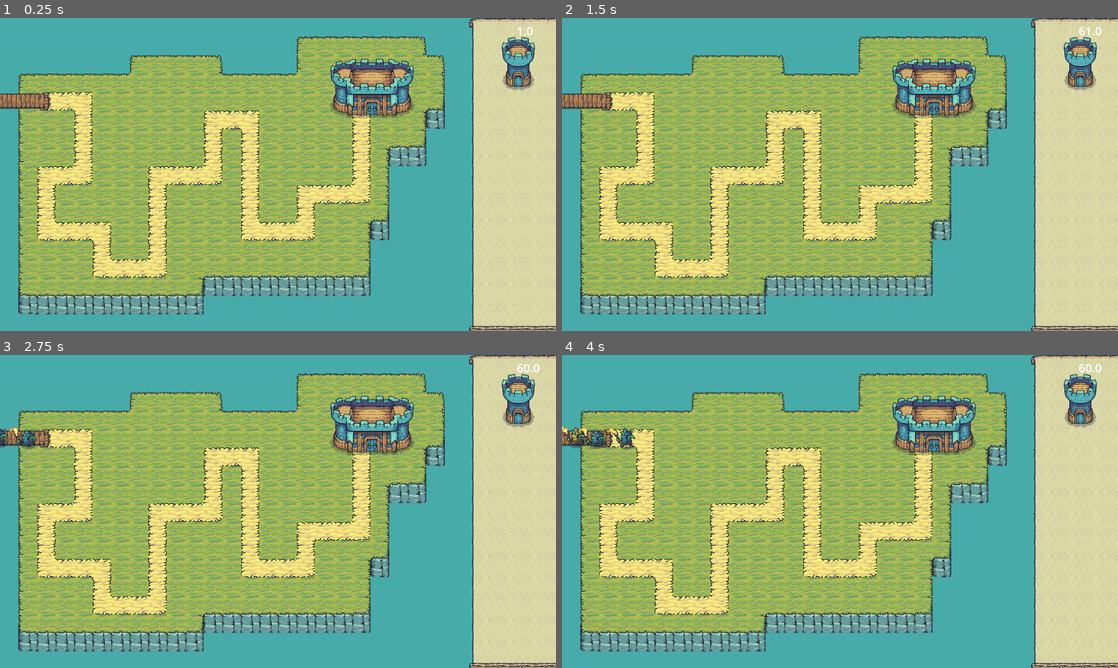
Above: before the commit, frames 1-4 (two rows, left to right).
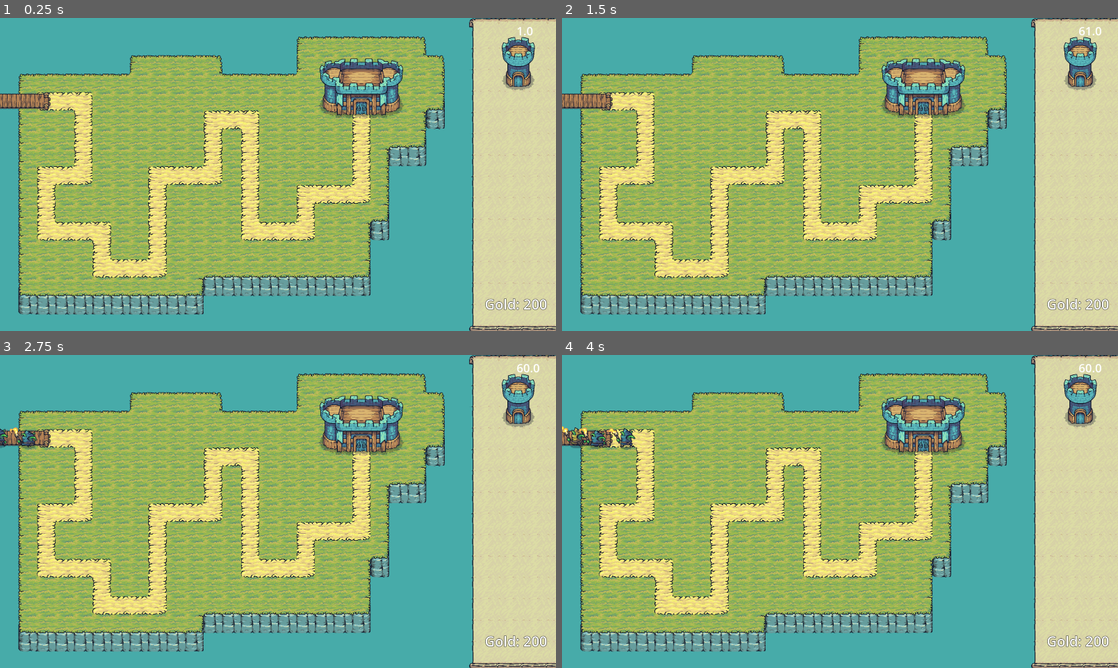
Above: after the commit, the same moments.

Repository: NicoWired/towersmith
Game: Godot game, scene res://source/game/Game.tscn
Two runs of this game, one before a commit and one after it. Both use one fixed random seed, a clock stepped at 60 frames per second and the inputs below.
Inputs:
- Up to frame 1 (0.25 s): no input
- Up to frame 2 (1.5 s): tap Enter at 0.5 s; tap Space at 1.25 s
- Up to frame 3 (2.75 s): no input
- Up to frame 4 (4 s): no input

The runs differ from the first frame. In frame 1, 2.6% of the frame differs, in the area x 57-99%, y 12-94%; in frame 2, 2.6%; in frame 3, 2.6%; in frame 4, 2.6%.

Commit message:
now with enemy waves

Diff:
--- a/project.godot
+++ b/project.godot
@@ -18,6 +18,7 @@
 [autoload]
 
 GlobalEvents="*res://source/autoloaders/global_events.gd"
+Economy="*res://source/autoloaders/economy.gd"
 
 [display]
 
--- /dev/null
+++ b/source/autoloaders/economy.gd
@@ -0,0 +1,6 @@
+extends Node
+
+@warning_ignore("unused_signal")
+signal gold_changed
+
+var current_gold: int = 0
--- a/source/controls/drop_area.gd
+++ b/source/controls/drop_area.gd
@@ -10,8 +10,5 @@
 func try_drop_tower(points_to_check: Array) -> bool:
 	for point:Vector2 in points_to_check:
 		if not Geometry2D.is_point_in_polygon(point, polygon_global_position):
-			#print("points to check drop aera %s:  " % str(points_to_check))
-			#print(point)
-			#print(polygon_global_position)
 			return false
 	return true
--- a/source/controls/drop_control.gd
+++ b/source/controls/drop_control.gd
@@ -23,10 +23,15 @@
 	data["preview"].preview_image.modulate = Color.RED
 	return false
 
-func _drop_data(at_position: Vector2, _data: Variant) -> void:
+func _drop_data(at_position: Vector2, data: Variant) -> void:
+	if Economy.current_gold < data["price"]:
+		print("not enough gold")
+		return
 	var new_tower: Tower = tower.duplicate()
 	new_tower.position = at_position + XY_OFFSET
 	new_tower.z_index = int(new_tower.global_position.y)
+	Economy.current_gold -= data["price"]
+	Economy.gold_changed.emit()
 	add_child(new_tower)
 	GlobalEvents.buildings_changed.emit()
 
--- a/source/controls/piackable_object.gd
+++ b/source/controls/piackable_object.gd
@@ -2,6 +2,7 @@
 extends Control
 
 const SPRITE_DIMENSIONS: int = 128
+const PRICE: int = 60
 
 @warning_ignore("integer_division")
 var shape_points: Array[Vector2] = [
@@ -24,6 +25,7 @@
 			"size": Vector2(128,128),
 			"offset": Vector2(0,64),
 			"shape_points": shape_points,
-			"area": $Sprite2D/Area2D.duplicate()
+			"area": $Sprite2D/Area2D.duplicate(),
+			"price": PRICE
 		}
 	)
--- a/source/enemies/enemy.gd
+++ b/source/enemies/enemy.gd
@@ -5,6 +5,7 @@
 var speed: float
 var damage: float
 var health: float
+var bounty: int
 
 # visuals
 var animation_name: StringName
@@ -45,6 +46,7 @@
 	speed = enemy_resources.speed
 	damage = enemy_resources.damage
 	health = enemy_resources.health
+	bounty = enemy_resources.bounty
 	animation_name = enemy_resources.animation_name
 	outline_color = enemy_resources.outline_color
 	initialized = true
@@ -55,4 +57,6 @@
 func take_damage(damage_taken: float) -> void:
 	health -= damage_taken
 	if health <= 0:
+		Economy.current_gold += bounty
+		Economy.gold_changed.emit()
 		queue_free()
--- a/source/enemies/enemy_resource.gd
+++ b/source/enemies/enemy_resource.gd
@@ -5,11 +5,12 @@
 var speed: float
 var damage: float
 var health: float
+var bounty: int
 
 # visuals
 var animation_name: StringName
 var outline_color: Color
 
 func _init() -> void:
-	assert(speed and damage and health and animation_name and outline_color
+	assert(speed and damage and health and animation_name and outline_color and bounty
 		, "Values for EnemyResource not properly set")
--- a/source/enemies/goblin_sprite_frames.tres
+++ b/source/enemies/goblin_sprite_frames.tres
@@ -1,7 +1,8 @@
-[gd_resource type="SpriteFrames" load_steps=15 format=3 uid="uid://uedtf5upfdta"]
+[gd_resource type="SpriteFrames" load_steps=22 format=3 uid="uid://uedtf5upfdta"]
 
 [ext_resource type="Texture2D" uid="uid://cigpd08m5lwog" path="res://assets/tiny_swords/Factions/Goblins/Troops/Torch/Yellow/Torch_Yellow.png" id="1_bcg3q"]
 [ext_resource type="Texture2D" uid="uid://cuny3wq5o3wlp" path="res://assets/tiny_swords/Factions/Goblins/Troops/Torch/Blue/Torch_Blue.png" id="1_x2yi1"]
+[ext_resource type="Texture2D" uid="uid://e3wyh3ft03fh" path="res://assets/tiny_swords/Factions/Goblins/Troops/Torch/Red/Torch_Red.png" id="2_u6kqg"]
 
 [sub_resource type="AtlasTexture" id="AtlasTexture_b2kop"]
 atlas = ExtResource("1_x2yi1")
@@ -25,6 +26,30 @@
 
 [sub_resource type="AtlasTexture" id="AtlasTexture_6j7l4"]
 atlas = ExtResource("1_x2yi1")
+region = Rect2(960, 192, 192, 192)
+
+[sub_resource type="AtlasTexture" id="AtlasTexture_7j2nx"]
+atlas = ExtResource("2_u6kqg")
+region = Rect2(0, 192, 192, 192)
+
+[sub_resource type="AtlasTexture" id="AtlasTexture_7suaj"]
+atlas = ExtResource("2_u6kqg")
+region = Rect2(192, 192, 192, 192)
+
+[sub_resource type="AtlasTexture" id="AtlasTexture_2opdr"]
+atlas = ExtResource("2_u6kqg")
+region = Rect2(384, 192, 192, 192)
+
+[sub_resource type="AtlasTexture" id="AtlasTexture_vrv33"]
+atlas = ExtResource("2_u6kqg")
+region = Rect2(576, 192, 192, 192)
+
+[sub_resource type="AtlasTexture" id="AtlasTexture_lypnl"]
+atlas = ExtResource("2_u6kqg")
+region = Rect2(768, 192, 192, 192)
+
+[sub_resource type="AtlasTexture" id="AtlasTexture_pl4j8"]
+atlas = ExtResource("2_u6kqg")
 region = Rect2(960, 192, 192, 192)
 
 [sub_resource type="AtlasTexture" id="AtlasTexture_x2yi1"]
@@ -78,6 +103,29 @@
 }, {
 "frames": [{
 "duration": 1.0,
+"texture": SubResource("AtlasTexture_7j2nx")
+}, {
+"duration": 1.0,
+"texture": SubResource("AtlasTexture_7suaj")
+}, {
+"duration": 1.0,
+"texture": SubResource("AtlasTexture_2opdr")
+}, {
+"duration": 1.0,
+"texture": SubResource("AtlasTexture_vrv33")
+}, {
+"duration": 1.0,
+"texture": SubResource("AtlasTexture_lypnl")
+}, {
+"duration": 1.0,
+"texture": SubResource("AtlasTexture_pl4j8")
+}],
+"loop": true,
+"name": &"walking_red",
+"speed": 10.0
+}, {
+"frames": [{
+"duration": 1.0,
 "texture": SubResource("AtlasTexture_x2yi1")
 }, {
 "duration": 1.0,
--- a/source/enemies/goblins/blue_goblin.gd
+++ b/source/enemies/goblins/blue_goblin.gd
@@ -7,6 +7,7 @@
 	speed = 100.0
 	damage = 10.0
 	health = 25.0
+	bounty = 1
 
 	# visuals
 	animation_name = "walking_blue"
--- /dev/null
+++ b/source/enemies/goblins/red_goblin.gd
@@ -0,0 +1,14 @@
+class_name RedGoblin
+extends EnemyResource
+
+
+func _init() -> void:
+	# stats
+	speed = 180.0
+	damage = 40.0
+	health = 35.0
+	bounty = 5
+
+	# visuals
+	animation_name = "walking_red"
+	outline_color = Color(1.0, 0.69, 0.69, 0)
--- a/source/enemies/goblins/yellow_goblin.gd
+++ b/source/enemies/goblins/yellow_goblin.gd
@@ -7,6 +7,7 @@
 	speed = 130.0
 	damage = 15.0
 	health = 15.0
+	bounty = 2
 
 	# visuals
 	animation_name = "walking_yellow"
--- a/source/levels/level1/Level1.tscn
+++ b/source/levels/level1/Level1.tscn
@@ -44,7 +44,7 @@
 curve = SubResource("Curve2D_h4l07")
 
 [node name="Castle" parent="." instance=ExtResource("3_ho887")]
-position = Vector2(1285, 224)
+position = Vector2(1248, 223)
 
 [node name="EnemySpawnCD" type="Timer" parent="."]
 
@@ -74,3 +74,14 @@
 polygon = PackedVector2Array(68, 328, 249, 327, 248, 503, 120, 505, 122, 764, 314, 769, 314, 894, 579, 894, 576, 577, 7 …(241 unchanged characters)…
 
 [node name="Shop" parent="." instance=ExtResource("6_3eaae")]
+
+[node name="GoldLabel" type="Label" parent="."]
+offset_left = 1645.0
+offset_top = 940.0
+offset_right = 1919.0
+offset_bottom = 1036.0
+theme_override_constants/outline_size = 4
+theme_override_font_sizes/font_size = 48
+text = "Placeholder"
+horizontal_alignment = 1
+vertical_alignment = 1
--- a/source/levels/level1/level1.gd
+++ b/source/levels/level1/level1.gd
@@ -2,7 +2,7 @@
 extends Node2D
 
 var current_second: int = 0
-var enemy_wave: Dictionary = {
+var enemy_wave_1: Dictionary[int,Variant] = {
 	1 : BlueGoblin
 	,2 : BlueGoblin
 	,3 : YellowGoblin
@@ -12,34 +12,77 @@
 	,7 : BlueGoblin
 	,8 : YellowGoblin
 	,9 : YellowGoblin
-	,10 : BlueGoblin
+	,10 : RedGoblin
 	,11 : YellowGoblin
 	,12 : YellowGoblin
 	,13 : BlueGoblin
-	,14 : YellowGoblin
+	,14 : RedGoblin
 	,15 : YellowGoblin
 	,16 : BlueGoblin
-	,17 : BlueGoblin
+	,17 : RedGoblin
 	,18 : YellowGoblin
 	,19 : YellowGoblin
-	,20 : BlueGoblin
+	,20 : RedGoblin
 }
+var enemy_wave_2: Dictionary[int,Variant] = {
+	1 : YellowGoblin
+	,2 : BlueGoblin
+	,3 : YellowGoblin
+	,4 : BlueGoblin
+	,5 : RedGoblin
+	,6 : BlueGoblin
+	,7 : YellowGoblin
+	,8 : RedGoblin
+	,9 : YellowGoblin
+	,10 : RedGoblin
+	,11 : RedGoblin
+	,12 : YellowGoblin
+	,13 : BlueGoblin
+	,14 : RedGoblin
+	,15 : YellowGoblin
+	,16 : YellowGoblin
+	,17 : RedGoblin
+	,18 : RedGoblin
+	,19 : YellowGoblin
+	,20 : RedGoblin
+}
+var enemy_waves: Array[Dictionary] = [enemy_wave_1, enemy_wave_2]
+var current_wave: int = 0
 
 @onready var enemy_path: Path2D = $EnemyPath
 @onready var enemy_spawn_cd: Timer = $EnemySpawnCD
+@onready var gold_label: Label = $GoldLabel
 
 
 func _ready() -> void:
+	# Assign starting gold:
+	Economy.current_gold += 200
+
+	# spawn enemies
 	enemy_spawn_cd.autostart = true
 	enemy_spawn_cd.one_shot = false
 	enemy_spawn_cd.wait_time = 1
 	enemy_spawn_cd.timeout.connect(on_enemy_spawn_cd_timeout)
 	enemy_spawn_cd.start()
+
+	# connect signals
 	GlobalEvents.buildings_changed.emit()
+	Economy.gold_changed.connect(on_gold_changed)
+
+	# update GUI
+	on_gold_changed()
 
 func on_enemy_spawn_cd_timeout() -> void:
 	current_second += 1
-	if current_second in enemy_wave.keys():
+	if current_second in enemy_waves[current_wave].keys():
 		var enemy: Enemy = preload("res://source/enemies/enemy.tscn").instantiate()
-		enemy.initialize(enemy_wave[current_second])
+		enemy.initialize(enemy_waves[current_wave][current_second])
 		enemy_path.add_child(enemy)
+	if current_second >= enemy_waves[current_wave].keys().max():
+		current_wave += 1
+		current_second = 0
+		if current_wave >= enemy_waves.size():
+			enemy_spawn_cd.stop()
+
+func on_gold_changed() -> void:
+	gold_label.text = "Gold: %s" % str(Economy.current_gold)
Not shown, changed: export_presets.cfg
